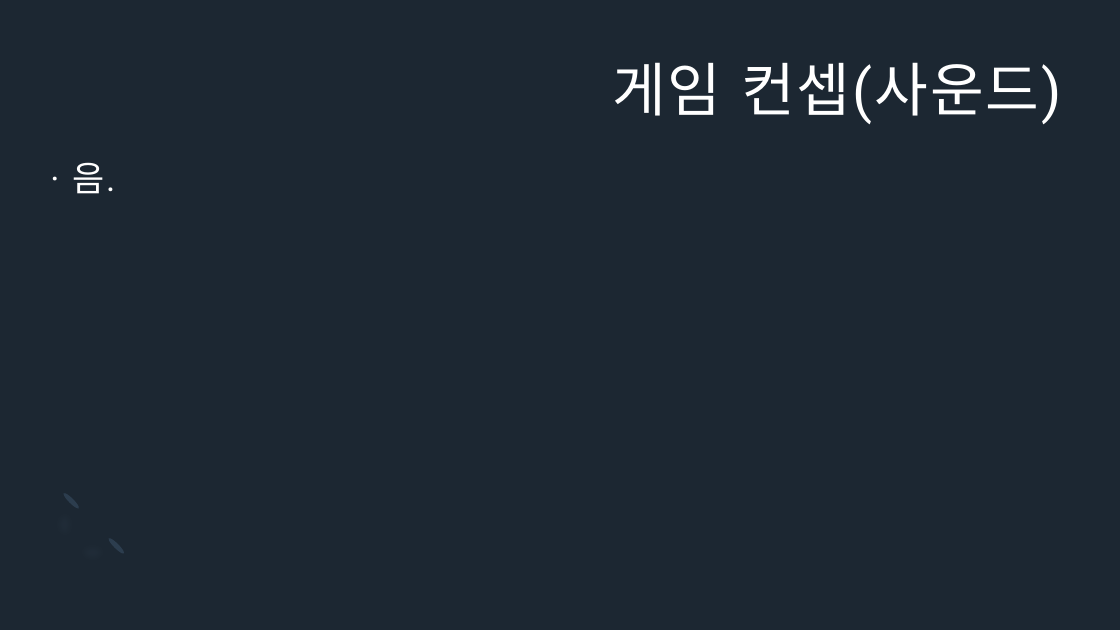
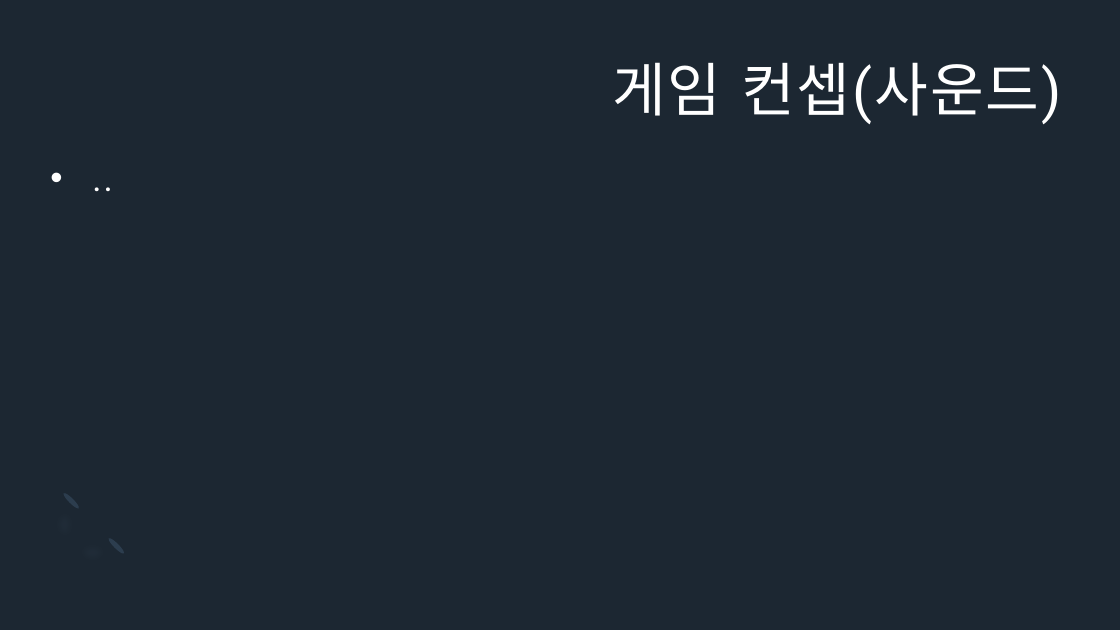
Before and after one commit to Icloy/2D_Roguelike, a slide deck: slide 6 of 기획서.pptx. Drawn at 1120x630 pixels with LibreOffice and Linux fonts; fonts in the diff are those of the drawing. Boxes give left, top, right and bottom in pixels: in the first picture for what was removed or moved away, otherwise in the second. Text is boxed around its words. In the diff, an @@ line names an element or a change of style, - is before the commit and + after.

```diff
--- a/기획서.pptx
+++ b/기획서.pptx
@@ text at box(72, 162, 115, 194): text changed @@
-· 음.
+• ..
```
Also in this commit, not shown: 4 other slides changed, 6 slides added, 1 other file.
